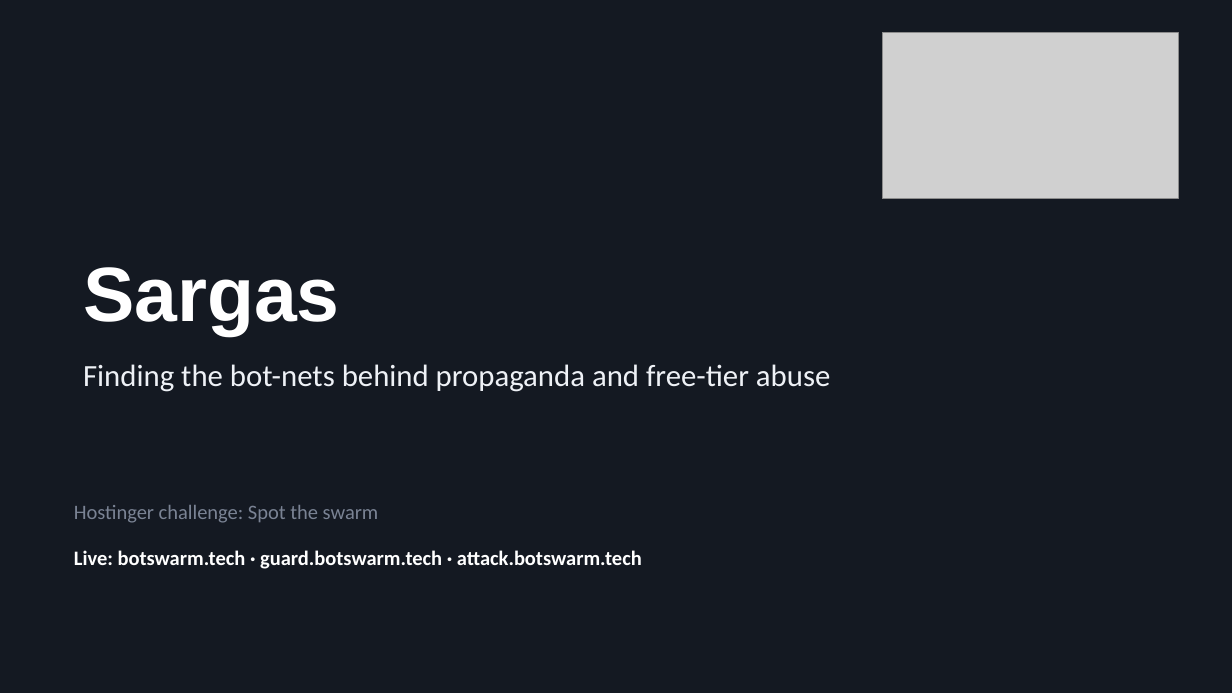
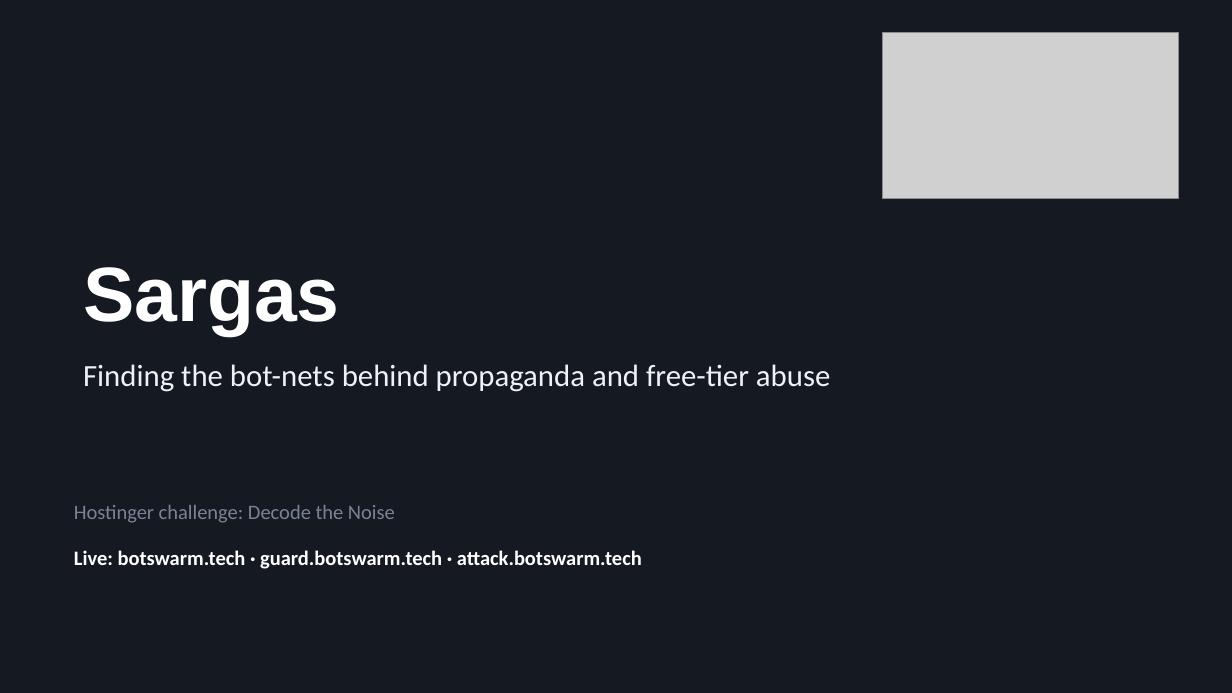
Before and after one commit to cnordenb/Junction2026_Nuada-Ilmari, a slide deck: slide 1 of docs/Sargas.pptx. Drawn at 1232x693 pixels with LibreOffice and Linux fonts; fonts in the diff are those of the drawing; grey boxes stand for pictures. Boxes give left, top, right and bottom in pixels: in the first picture for what was removed or moved away, otherwise in the second. Text is boxed around its words. In the diff, an @@ line names an element or a change of style, - is before the commit and + after.

```diff
--- a/docs/Sargas.pptx
+++ b/docs/Sargas.pptx
@@ text at <box>74,505,395,523</box>: text changed @@
-Hostinger challenge: Spot the swarm
+Hostinger challenge: Decode the Noise
```
Also in this commit, not shown: 4 other slides changed, 2 other files.
